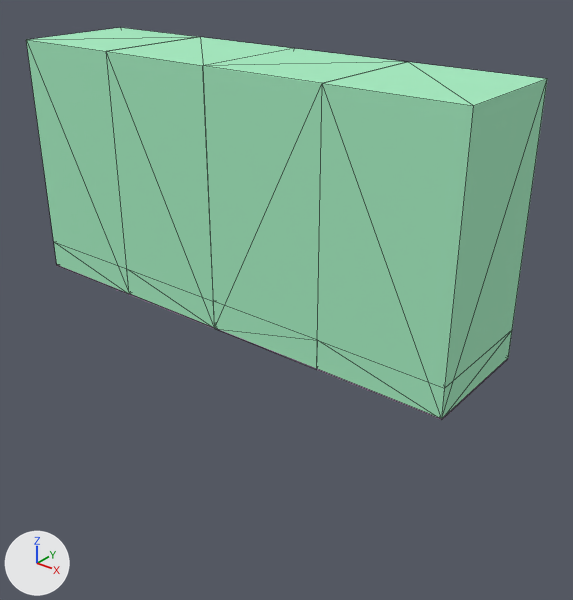
What one commit did to the glTF model assets/models/objects/hblock-quadwall.glb.
Both versions are drawn from a 50 mm lens placed at (5.84, -6.69, 4.38), pointed at (0.4, 0.11, 0.16). Lighting does not change. The marker at lower left points along +X, +Y and +Z. The older version comes first. Mesh edges are drawn as thin lines. Where no turn or scale is listed for an object, it has been applied to the vertices.

The first picture shows 'S5|SM_HescoBarrier_Tall_Stage5_01a#0', 'S5|SM_HescoBarrier_Tall_Stage5_01a#1', 'S5|SM_HescoBarrier_Tall_Stage5_01a#2', 'S5|SM_HescoBarrier_Tall_Stage5_01a#3' and 3 more.
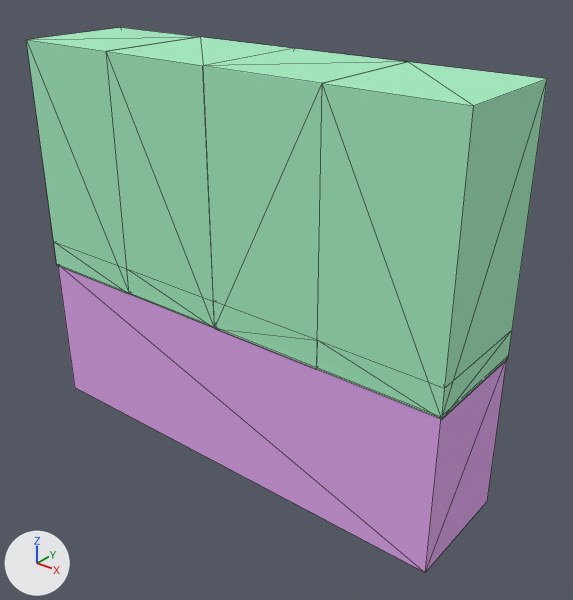
What the commit changed:
Material 'S6|SM_Foundation_QuadWall' (mat_s6_sm_foundation_quadwall) is new.
Its base color is (0.749, 0.383, 0.85) (purple #e0a6ed).
Its roughness is 1.0.
Mesh me_s6_sm_foundation_quadwall is new.
It is a box spanning x -2.99..2.99, y -0.74..0.74, z -1.0..1.0.
It uses material mat_s6_sm_foundation_quadwall (purple #e0a6ed).
Object 'S6|SM_Foundation_QuadWall#0' (ob_s6_sm_foundation_quadwall_0) is new; it shows me_s6_sm_foundation_quadwall.
Its location is (0.0, 0.0, -0.99).

What differs and where, as boxes (x1, y1, x2, y2) in the pictures (573 x 600 px):
'S6|SM_Foundation_QuadWall#0', added (purple)
    after: (58, 266, 507, 572)
